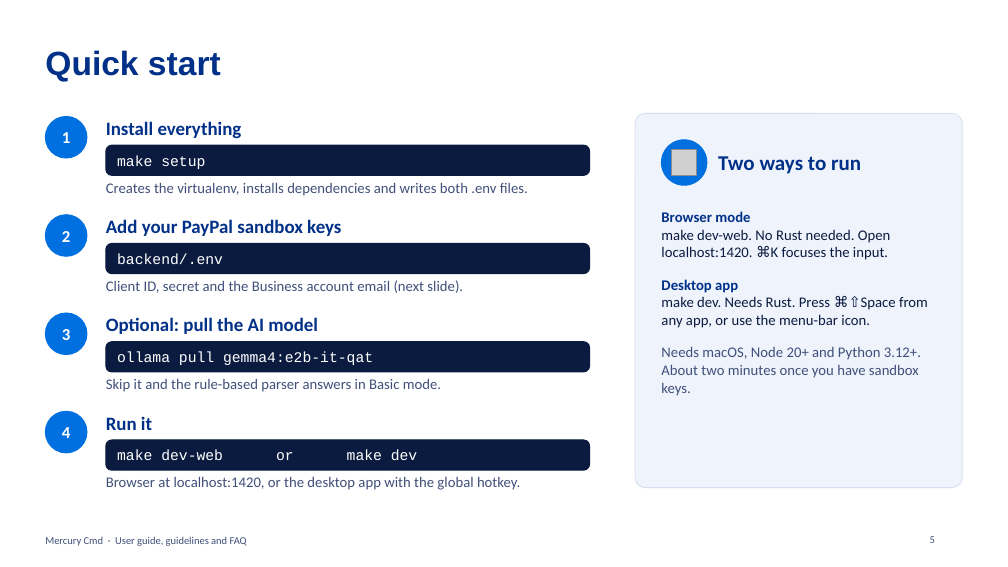
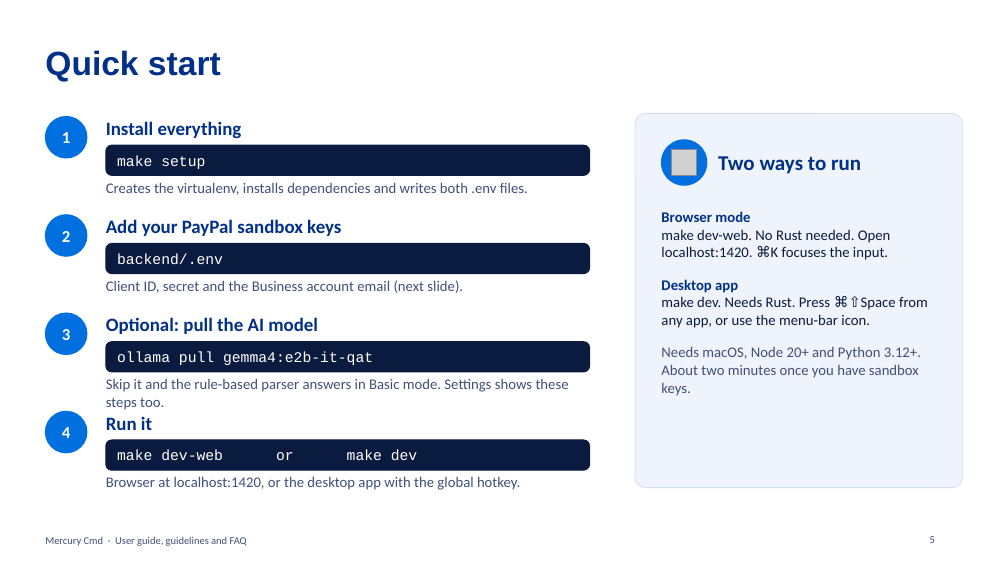
Before and after one commit to vignarajj/mercury_cmd_paypal, a slide deck: slide 5 of docs/Mercury-Cmd-Guide.pptx. Drawn at 1008x567 pixels with LibreOffice and Linux fonts; fonts in the diff are those of the drawing; grey boxes stand for pictures. Boxes give left, top, right and bottom in pixels: in the first picture for what was removed or moved away, otherwise in the second. Text is boxed around its words. In the diff, an @@ line names an element or a change of style, - is before the commit and + after.

Commit message:
feat(frontend): AI model section in Settings, docs and screenshots
Settings shows the installed models, switches on selection and walks through
installing Ollama and pulling a model when none is ready. README, spec, testing
matrix, guide deck and screenshots updated.

```diff
--- a/docs/Mercury-Cmd-Guide.pptx
+++ b/docs/Mercury-Cmd-Guide.pptx
@@ text at [106, 378, 569, 410]: text changed @@
-Skip it and the rule-based parser answers in Basic mode.
+Skip it and the rule-based parser answers in Basic mode. Settings shows these steps too.
```
Also in this commit, not shown: 3 other slides changed, 17 other files.
